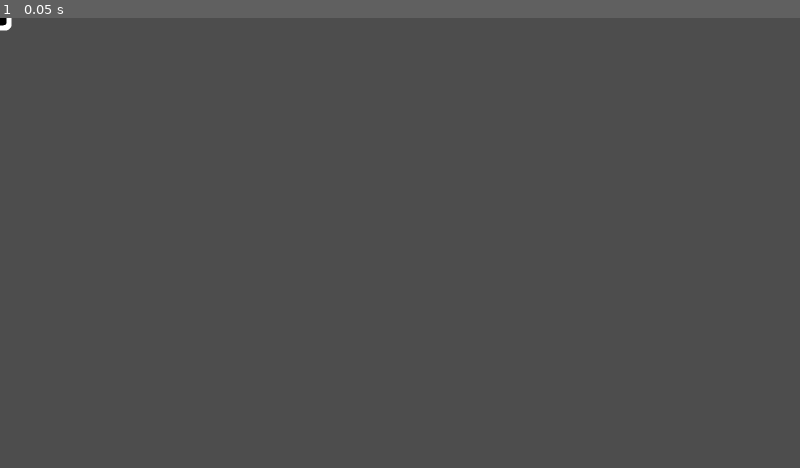
Above: before the commit, frame 1.
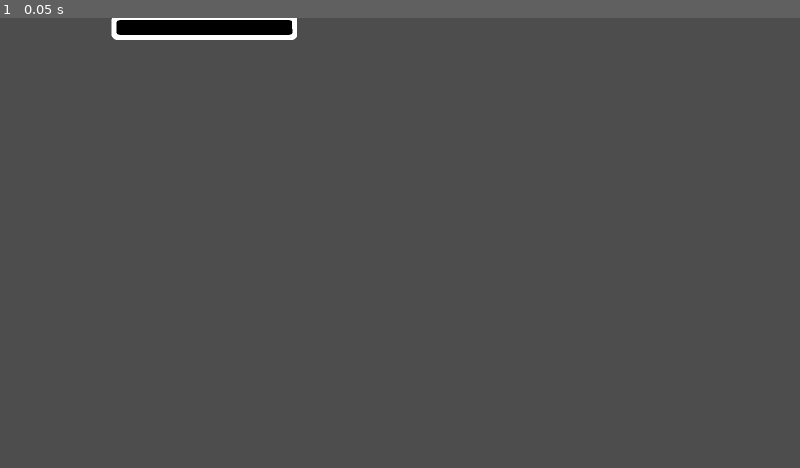
Above: after the commit, the same moment.

Repository: MarmadileManteater/Carbuncle-Game
Game: Godot game, scene res://scenes/global/global.tscn
Two runs of this game, one before a commit and one after it. Both use one fixed random seed, a clock stepped at 60 frames per second and the inputs below.
Inputs:
- Up to frame 1 (0.05 s): no input

The runs differ from the first frame. In frame 1, 1.2% of the frame differs, in the area x 0-38%, y 0-5%.

Commit message:
Add directions and finish size changing

Diff:
--- a/project/scenes/lock_puzzle/lock_puzzle.tscn
+++ b/project/scenes/lock_puzzle/lock_puzzle.tscn
@@ -5,4 +5,5 @@
 [node name="LockPuzzle" type="Node2D" unique_id=1017078992]
 
 [node name="PuzzlePiece" parent="." unique_id=1993099465 instance=ExtResource("1_wue6p")]
-width = 20
+position = Vector2(409, 19)
+width = 339
--- a/project/scenes/puzzle_piece/puzzle_piece.gd
+++ b/project/scenes/puzzle_piece/puzzle_piece.gd
@@ -1,22 +1,24 @@
 @tool
 extends Node2D
 
+class_name PuzzlePiece
+
+enum Direction { Horizonal, Vertical }
+
 @export var width = 10
-var default_bar_coords = Vector2()
-
-# Called when the node enters the scene tree for the first time.
-func _ready() -> void:
-	default_bar_coords[0] = $Middle.polygon[0].x
-	default_bar_coords[1] = $Middle.polygon[1].x
-
+@export var direction = Direction.Horizonal
 
 # Called every frame. 'delta' is the elapsed time since the previous frame.
-func _process(delta: float) -> void:
-	print(default_bar_coords)
-	#$Middle.polygon[0].x = -(width / 2.0)
-	#$Middle.polygon[1].x = (width / 2.0)
-	#$Middle.polygon[2].x = (width / 2.0)
-	#$Middle.polygon[3].x = -(width / 2.0)
-	print($Middle.polygon)
-	print("needs update")
-	#$Right.position.x = width
+func _process(_delta: float) -> void:
+	var array: PackedVector2Array = $Middle.polygon
+	array[0].x = -(width / 2.0)
+	array[1].x = (width / 2.0)
+	array[2].x = (width / 2.0)
+	array[3].x = -(width / 2.0)
+	$Middle.polygon = array
+	$Left.position.x = -7 - (width / 2.0)
+	$Right.position.x = 7 + (width / 2.0)
+	if direction == Direction.Horizonal:
+		rotation_degrees = 0
+	elif direction == Direction.Vertical:
+		rotation_degrees = 90
--- a/project/scenes/puzzle_piece/puzzle_piece.tscn
+++ b/project/scenes/puzzle_piece/puzzle_piece.tscn
@@ -5,11 +5,10 @@
 
 [node name="PuzzlePiece" type="Node2D" unique_id=1993099465]
 script = ExtResource("1_cst2k")
-width = 17
 
 [node name="Right" type="Sprite2D" parent="." unique_id=923025411]
 texture_filter = 3
-position = Vector2(14, 0)
+position = Vector2(12, 0)
 texture = ExtResource("2_m3spb")
 flip_h = true
 
@@ -21,5 +20,5 @@
 
 [node name="Left" type="Sprite2D" parent="." unique_id=1998540773]
 texture_filter = 3
-position = Vector2(-14, 0)
+position = Vector2(-12, 0)
 texture = ExtResource("2_m3spb")
